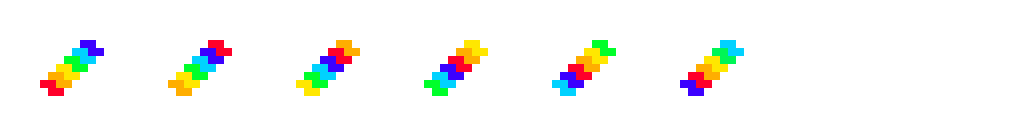
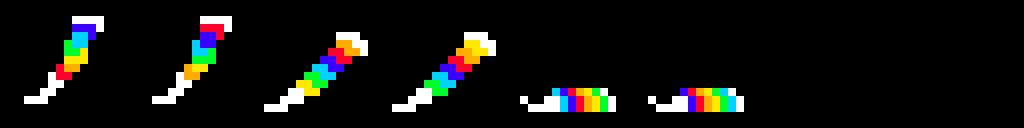
Before/after of a (1024, 128) layered artwork. What changed in the layer stack:
added layer "sword attack" above "Layer 1" over [24, 16, 744, 112]
added layer "Layer 1" above "attack" over [0, 0, 1024, 128]
hid "swords" over [8, 32, 752, 112]
